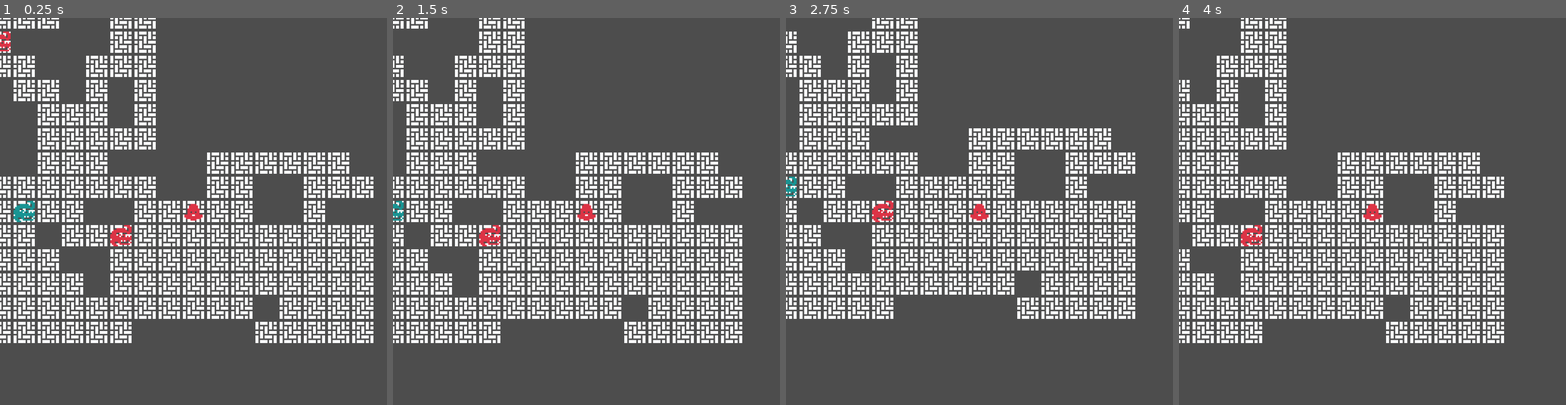
Above: before the commit, frames 1-4 (left to right).
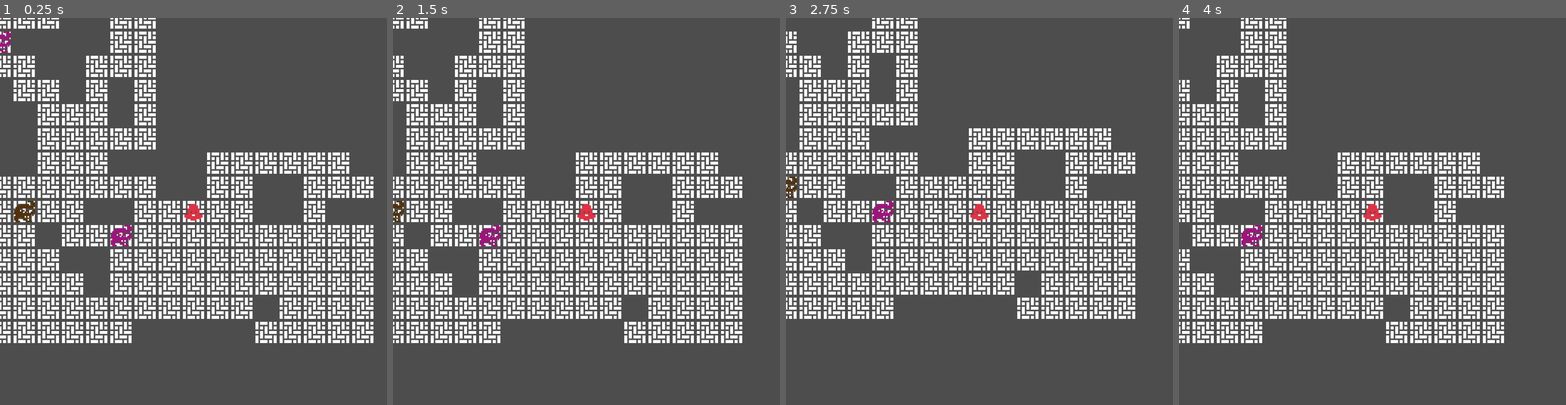
Above: after the commit, the same moments.

Repository: jimkang/throng
Game: Godot game, scene res://throng_root_node.tscn
Same seed, same stepped clock (60 frames per second), same inputs: the game is played once before the commit and once after it.
Inputs:
- Up to frame 1 (0.25 s): no input
- Up to frame 2 (1.5 s): tap Enter at 0.5 s; hold Right (ui_right) 0.53-1.28 s; tap Space at 1.25 s; hold Down (ui_down) from 1.28 s (still down)
- Up to frame 3 (2.75 s): tap Enter at 2 s; release Down (ui_down) at 2.03 s; hold Right (ui_right) from 2.03 s (still down)
- Up to frame 4 (4 s): tap Space at 2.75 s; release Right (ui_right) at 2.78 s; hold Up (ui_up) 2.78-3.53 s; tap Enter at 3.5 s; hold Left (ui_left) from 3.53 s (still down)

The runs differ from the first frame. In frame 1, 0.5% of the frame differs, in the area x 0-35%, y 3-59%; in frame 2, 0.3%; in frame 3, 0.3%; in frame 4, 0.2%.

Commit message:
Add sprite_presenter to handle playing out scheduled sprite changes in serial. Add alligator chomp animation that plays before bitee's sprite disappears.

Diff:
--- /dev/null
+++ b/alligator.gd
@@ -0,0 +1,14 @@
+class_name Alligator extends Individual
+
+# Next: Decide on this inheritance situation with AnimatedSprite2d.
+func act_on_other(other: Individual):
+	var turn_over = bite(other)
+	if !turn_over:
+		super.act_on_other(other)
+
+func bite(bitee: Individual):
+	self.sprite_presenter.queue_presentable(SpritePresenter.Presentable.new(
+		self.animation_op, [self.sprite_root.get_node('AnimationPlayer'), 'chomp']
+	))
+	bitee.die()
+	return true
--- a/alligator.tscn
+++ b/alligator.tscn
@@ -1,8 +1,58 @@
-[gd_scene load_steps=2 format=3 uid="uid://v7pwf8m5fgod"]
+[gd_scene load_steps=7 format=3 uid="uid://v7pwf8m5fgod"]
 
 [ext_resource type="PackedScene" uid="uid://b0ml1ekw8bqkw" path="res://individual.tscn" id="1_frxgq"]
+[ext_resource type="Script" path="res://alligator.gd" id="2_4ny0q"]
+[ext_resource type="Texture2D" uid="uid://djpae3wtrso2y" path="res://art/alligator_chomp_sheet.png" id="3_2cfss"]
+
+[sub_resource type="Animation" id="Animation_edlgf"]
+length = 0.001
+tracks/0/type = "value"
+tracks/0/imported = false
+tracks/0/enabled = true
+tracks/0/path = NodePath("Sprite2D:frame_coords")
+tracks/0/interp = 1
+tracks/0/loop_wrap = true
+tracks/0/keys = {
+"times": PackedFloat32Array(0),
+"transitions": PackedFloat32Array(1),
+"update": 1,
+"values": [Vector2i(1, 0)]
+}
+
+[sub_resource type="Animation" id="Animation_4ypfl"]
+resource_name = "chomp"
+length = 0.5
+step = 0.125
+tracks/0/type = "value"
+tracks/0/imported = false
+tracks/0/enabled = true
+tracks/0/path = NodePath("Sprite2D:frame_coords")
+tracks/0/interp = 1
+tracks/0/loop_wrap = true
+tracks/0/keys = {
+"times": PackedFloat32Array(0.1, 0.125, 0.25, 0.375),
+"transitions": PackedFloat32Array(1, 1, 1, 1),
+"update": 1,
+"values": [Vector2i(0, 0), Vector2i(1, 0), Vector2i(2, 0), Vector2i(3, 0)]
+}
+
+[sub_resource type="AnimationLibrary" id="AnimationLibrary_ihvww"]
+_data = {
+"RESET": SubResource("Animation_edlgf"),
+"chomp": SubResource("Animation_4ypfl")
+}
 
 [node name="Alligator" instance=ExtResource("1_frxgq")]
+script = ExtResource("2_4ny0q")
+color_set = PackedColorArray(0.631373, 0.0862745, 0.490196, 1, 0.32549, 0.2, 0.0509804, 1)
 
-[node name="Sprite2D" parent="." index="0"]
-region_rect = Rect2(493, 136, 17, 16)
+[node name="Sprite2D" parent="sprite_root" index="0"]
+texture = ExtResource("3_2cfss")
+hframes = 4
+frame = 1
+region_rect = Rect2(1, 1, 67, 16)
+
+[node name="AnimationPlayer" parent="sprite_root" index="1"]
+libraries = {
+"": SubResource("AnimationLibrary_ihvww")
+}
--- a/collision_lib.gd
+++ b/collision_lib.gd
@@ -9,6 +9,7 @@
 	if collision_dicts.size() < 1:
 		return
 	else:
+		print('collisions: ', collision_dicts.map(func (dict): dict.collider.get_parent()))
 		assert(collision_dicts.size() == 1)
 		if collision_dicts[0].collider is Area2D:
 			var colliding_thing = collision_dicts[0].collider.get_parent()
--- a/individual.gd
+++ b/individual.gd
@@ -2,26 +2,27 @@
 extends Node2D
 
 @export var color_set: PackedColorArray
-var tilemap: TileMap
-var sprite: Sprite2D
+@onready var tilemap: TileMap = $/root/throng_root_node/dungeon_tilemap
+@onready var sprite_root: Node2D = $sprite_root
+@onready var sprite_presenter: SpritePresenter = $/root/throng_root_node/sprite_presenter
 
 # Called when the node enters the scene tree for the first time.
 func _ready():
-	# Keep a reference to the sprite but remove it as a child so that when
+	# Keep the reference to the sprite but remove it as a child so that when
 	# this node's position changes, the sprite's does not. This makes it possible
 	# to batch sprite updates in a single frame and avoid flicker.
-	self.sprite = $Sprite2D
-	remove_child($Sprite2D)
-	self.get_node('/root/throng_root_node/sprite_root').add_child(self.sprite)
-	self.sprite.modulate = color_set[randi_range(0, color_set.size()-1)]
-	tilemap = self.get_node('/root/throng_root_node/dungeon_tilemap')
+	remove_child($sprite_root)
+	self.sprite_presenter.add_child(self.sprite_root)
 
-# Called every frame. 'delta' is the elapsed time since the previous frame.
-func _process(delta):
-	pass
+	self.sprite_root.get_child(0).modulate = color_set[randi_range(0, color_set.size()-1)]
 
-func sync_presentation():
-	self.sprite.position = self.position
+func animation_op(animation_player, animation_name):
+	animation_player.play(animation_name)
+	await animation_player.animation_finished
+
+	# Next: Manage death and not disappearing before necessary animation.
+func sprite_move_op(node, new_position):
+	node.position = new_position
 
 # Returns true if we were actually able to move.
 func move(move_vector: Vector2):
@@ -38,9 +39,21 @@
 					act_on_other(colliding_thing)
 			else:
 				# If nothing's on the floor there, we can go there.
-				self.position += move_vector
+				self.change_position(self.position + move_vector)
 				result = true
 	return result
+
+func change_position(pos: Vector2):
+	self.position = pos
+	self.sprite_presenter.queue_presentable(SpritePresenter.Presentable.new(
+			self.sprite_move_op, [self.sprite_root, self.position]
+	))
+
+func die():
+	self.sprite_presenter.queue_presentable(SpritePresenter.Presentable.new(
+		self.sprite_root.queue_free, []
+	))
+	self.queue_free()
 
 func cell_data_at_pos(pos: Vector2) -> TileData:
 	var next_cell_pos = tilemap.local_to_map(tilemap.to_local(pos))
--- a/individual.tscn
+++ b/individual.tscn
@@ -12,7 +12,14 @@
 color_set = PackedColorArray(0.882353, 0.203922, 0.27451, 1, 0.0980392, 0.592157, 0.584314, 1)
 metadata/individual = true
 
-[node name="Sprite2D" type="Sprite2D" parent="."]
+[node name="Area2D" type="Area2D" parent="."]
+
+[node name="CollisionShape2D" type="CollisionShape2D" parent="Area2D"]
+shape = SubResource("RectangleShape2D_twcyw")
+
+[node name="sprite_root" type="Node2D" parent="."]
+
+[node name="Sprite2D" type="Sprite2D" parent="sprite_root"]
 process_mode = 1
 texture_filter = 1
 scale = Vector2(4, 4)
@@ -20,7 +27,6 @@
 region_enabled = true
 region_rect = Rect2(459, 136, 16, 16)
 
-[node name="Area2D" type="Area2D" parent="."]
+[node name="AnimationPlayer" type="AnimationPlayer" parent="sprite_root"]
 
-[node name="CollisionShape2D" type="CollisionShape2D" parent="Area2D"]
-shape = SubResource("RectangleShape2D_twcyw")
+[connection signal="tree_exiting" from="." to="." method="_on_tree_exiting"]
--- a/map_gen.gd
+++ b/map_gen.gd
@@ -53,7 +53,7 @@
 		y_max = float_pt_a.y
 
 	for y in range(y_min, y_max + 1):
-		non_dupe_append(connectors, ref_array, Vector2i(float_pt_a.x, y))
+		non_dupe_append(connectors, ref_array, Vector2i(int(float_pt_a.x), y))
 
 	var x_min = float_pt_a.x
 	var x_max = x_min + a_to_b.x
@@ -62,7 +62,7 @@
 		x_max = float_pt_a.x
 
 	for x in range(x_min, x_max + 1):
-		non_dupe_append(connectors, ref_array, Vector2i(x, float_pt_b.y))
+		non_dupe_append(connectors, ref_array, Vector2i(x, int(float_pt_b.y)))
 	#print(float_pt_a, ' to ', float_pt_b, ' stepwise connectors: ', connectors)
 	return connectors
 
--- /dev/null
+++ b/sprite_presenter.gd
@@ -0,0 +1,21 @@
+class_name SpritePresenter
+extends Node2D
+
+class Presentable:
+	var arguments: Array
+	var op: Callable
+
+	func _init(the_op: Callable, the_arguments: Array):
+		self.arguments = the_arguments
+		self.op = the_op
+
+var presentable_queue = []
+
+func queue_presentable(presentable: Presentable):
+	self.presentable_queue.append(presentable)
+
+func sync_presentation():
+	var presentable: Presentable = presentable_queue.pop_front()
+	while presentable:
+		await presentable.op.callv(presentable.arguments)
+		presentable = presentable_queue.pop_front()
--- a/throng.gd
+++ b/throng.gd
@@ -3,6 +3,8 @@
 
 @export var move_size: int
 @export var throng_id: String
+
+@onready var sprite_presenter: SpritePresenter = $/root/throng_root_node/sprite_presenter
 
 # Called when the node enters the scene tree for the first time.
 func _ready():
@@ -28,7 +30,6 @@
 
 func move_throng(x: int, y: int):
 	var move = Vector2(x * move_size, y * move_size)
-	var result_array = []
 	var sort_fn = Hierarchy.compare_leftward
 	if x > 0:
 		sort_fn = Hierarchy.compare_rightward
@@ -55,15 +56,13 @@
 		if last_individual_did_move:
 			moved_individuals.append(individual)
 
-	for individual in moved_individuals:
-		individual.sync_presentation()
-
-	if moved_individuals.size() > 0:
-		self.position = get_center_of_group(individuals)
+		await self.sprite_presenter.sync_presentation()
+		# Can't use the existing individuals var here because some of them may have died.
+		self.position = get_center_of_group(get_tree().get_nodes_in_group(self.throng_id))
 
 func get_center_of_group(group: Array) -> Vector2:
 	var positions = group.map(func (member): return member.position)
-	print('group positions: ', positions, ' center: ', Geometry.find_box_center(positions))
+	#print('group positions: ', positions, ' center: ', Geometry.find_box_center(positions))
 	return Vector2(Geometry.find_box_center(positions))
 
 func add(individual: Node):
--- a/throng_root_node.gd
+++ b/throng_root_node.gd
@@ -4,10 +4,11 @@
 @export var map_gen_iteration_range: Array
 @export var map_gen_branch_len_range: Array = [2.0, 10.0]
 @export var tile_size: int
-@export var Individual: PackedScene
 
-var Alligator = preload("res://alligator.tscn")
-var Throng = preload('res://throng.tscn')
+@onready var sprite_presenter: SpritePresenter = $sprite_presenter
+var individual_scene = preload('res://individual.tscn')
+var alligator_scene = preload("res://alligator.tscn")
+var throng_scene = preload('res://throng.tscn')
 
 var tile_indexes_for_names = {
 	'parquet': Vector2i(16, 0)
@@ -31,17 +32,21 @@
 		tilemap.set_cell(0, point, 0, tile_indexes_for_names.parquet)
 
 	var possible_individual_locations = floor_points.duplicate()
-	var player = Individual.instantiate()
+	var player = individual_scene.instantiate()
 	var player_location = Vector2(possible_individual_locations.pick_random())
-	# position is the origin of the node. Since the node centers its children
-	# around the origin, we have to put the position in the center of the tile.
-	player.position = (player_location + half_unit_vec) * tile_size
+
 	print('Put player at ', player.position)
 	possible_individual_locations.erase(player_location)
 	add_child(player)
-	player.sync_presentation()
+	# The Individuals must be in the tree before change_position can be called
+	# because get_node on absolute paths (which they need to get sprite_presenter)
+	# won't work until the are.
+	# position is the origin of the node. Since the node centers its children
+	# around the origin, we have to put the position in the center of the tile.
+	player.change_position((player_location + half_unit_vec) * tile_size)
+	#player.sync_presentation()
 
-	var throng = Throng.instantiate()
+	var throng = throng_scene.instantiate()
 	throng.throng_id = 'throng_player'
 	add_child(throng)
 	if throng is Throng:
@@ -51,14 +56,15 @@
 	throng.position = player.position
 
 	for i in 5:
-		var alligator = Alligator.instantiate()
+		var alligator = alligator_scene.instantiate()
+		add_child(alligator)
 		var alligator_location = Vector2(possible_individual_locations.pick_random())
-		alligator.position = (alligator_location + half_unit_vec) * tile_size
+		alligator.change_position((alligator_location + half_unit_vec) * tile_size)
 		possible_individual_locations.erase(alligator_location)
-		add_child(alligator)
-		alligator.sync_presentation()
+		#alligator.sync_presentation()
 
 	throng.add(player)
+	self.sprite_presenter.sync_presentation()
 
 # Called every frame. 'delta' is the elapsed time since the previous frame.
 func _process(_delta):
--- a/throng_root_node.tscn
+++ b/throng_root_node.tscn
@@ -3,9 +3,9 @@
 [ext_resource type="Script" path="res://hierarchy.gd" id="1_ax7n6"]
 [ext_resource type="Script" path="res://throng_root_node.gd" id="1_q6lao"]
 [ext_resource type="TileSet" uid="uid://doexlnl8g0gf" path="res://throng_dungeon_tile_set.tres" id="2_o32av"]
-[ext_resource type="PackedScene" uid="uid://b0ml1ekw8bqkw" path="res://individual.tscn" id="2_pxdvf"]
 [ext_resource type="Script" path="res://map_gen.gd" id="3_ipuia"]
 [ext_resource type="Script" path="res://collision_lib.gd" id="6_c0q8j"]
+[ext_resource type="Script" path="res://sprite_presenter.gd" id="6_efj58"]
 [ext_resource type="Script" path="res://geometry_lib.gd" id="7_o33ad"]
 
 [node name="throng_root_node" type="Node2D"]
@@ -14,7 +14,6 @@
 map_gen_iteration_range = [4, 7]
 map_gen_branch_len_range = [2.0, 12.0]
 tile_size = 64
-Individual = ExtResource("2_pxdvf")
 
 [node name="dungeon_tilemap" type="TileMap" parent="."]
 texture_filter = 1
@@ -31,7 +30,8 @@
 [node name="collision_lib" type="Node" parent="."]
 script = ExtResource("6_c0q8j")
 
-[node name="sprite_root" type="Node2D" parent="."]
+[node name="sprite_presenter" type="Node2D" parent="."]
+script = ExtResource("6_efj58")
 
 [node name="geometry_lib" type="Node" parent="."]
 script = ExtResource("7_o33ad")
Binary file added: art/alligator_chomp_open.png
Not shown, added: art/alligator_chomp_open.png.import
Binary file added: art/alligator_chomp_sheet.png
Not shown, added: art/alligator_chomp_sheet.png.import
